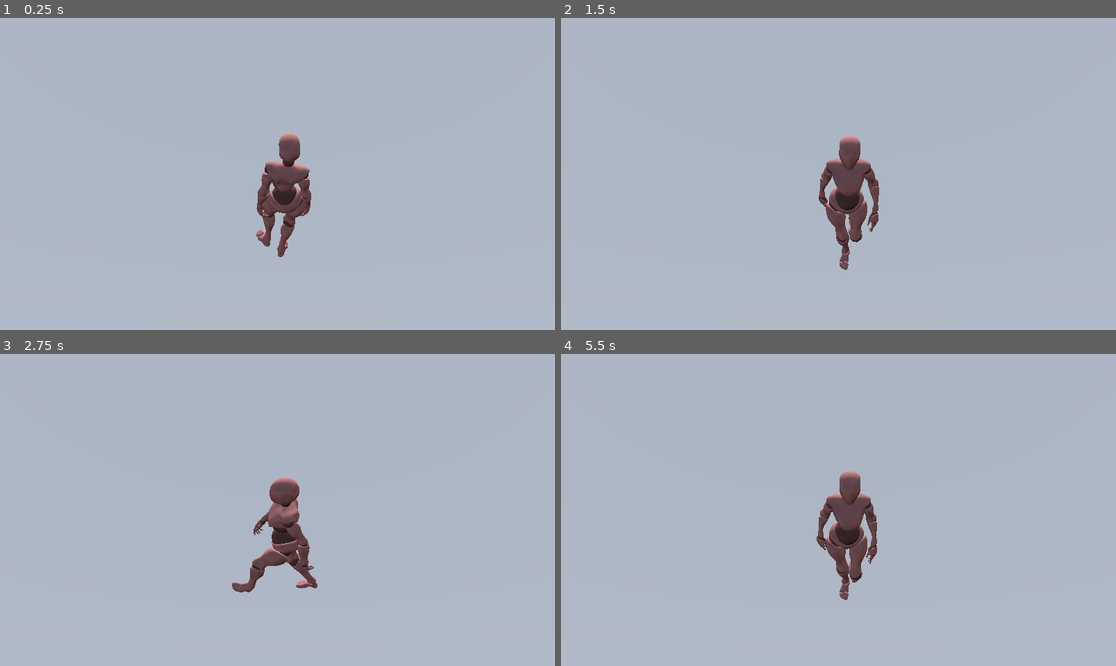
Above: before the commit, frames 1-4 (two rows, left to right).
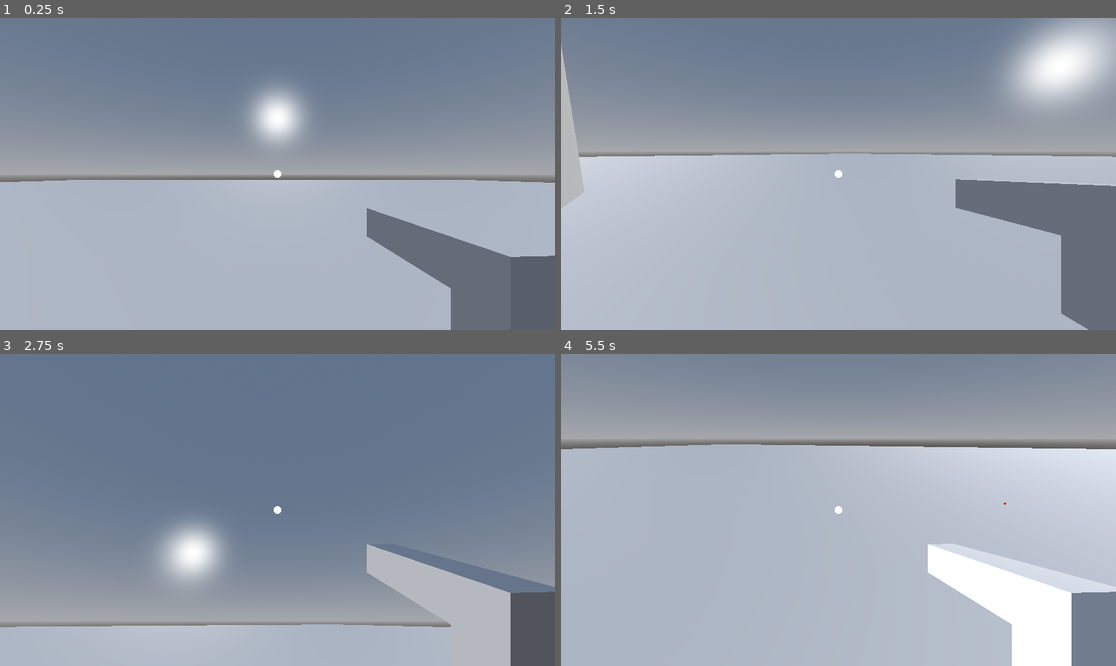
Above: after the commit, the same moments.

Repository: DunaCoder/modulos-godot
Game: Godot game, scene res://main.tscn
Two runs of this game, one before a commit and one after it. Both use one fixed random seed, a clock stepped at 60 frames per second and the inputs below.
Inputs (mouse positions are in pixels of both pictures, inside the frame that each line leads up to):
- Up to frame 1 (0.25 s): no input
- Up to frame 2 (1.5 s): tap Enter (ui_accept) at 0.5, 0.6, 0.77, 1.07, 1.35 s; move the mouse to (960, 158) at 0.52 s; hold Right (ui_right) 0.53-1.28 s; click (960, 158) at 0.67 s; move the mouse to (727, 189) at 1.27 s; hold Down (ui_down) from 1.28 s (still down); click (727, 189) at 1.42 s
- Up to frame 3 (2.75 s): tap Enter (ui_accept) at 1.52, 1.82, 2.1 s; move the mouse to (333, 441) at 2.02 s; release Down (ui_down) at 2.03 s; hold Right (ui_right) from 2.03 s (still down); click (333, 441) at 2.17 s
- Up to frame 4 (5.5 s): move the mouse to (810, 572) at 2.77 s; release Right (ui_right) at 2.78 s; hold Up (ui_up) 2.78-3.53 s; tap Enter (ui_accept) at 2.85, 3.02, 3.32, 3.6, 3.77, 4.07, 4.35, 4.52, 4.82, 5.1 s; click (810, 572) at 2.92 s; move the mouse to (1005, 556) at 3.52 s; hold Left (ui_left) 3.53-5.03 s; click (1005, 556) at 3.67 s; tap Escape (ui_cancel) at 4.15 s; move the mouse to (672, 463) at 4.27 s; click (672, 463) at 4.42 s; move the mouse to (866, 510) at 5.02 s; hold Down (ui_down) from 5.03 s (still down); click (866, 510) at 5.17 s

The runs differ from the first frame. In frame 1, 59% of the frame differs, in the area x 0-100%, y 0-100%; in frame 2, 50%; in frame 3, 84%; in frame 4, 45%.

Commit message:
modulo de primera persona

Diff:
--- /dev/null
+++ b/materials/texture/suelo.tres
@@ -0,0 +1,39 @@
+[gd_resource type="Shader" format=3 uid="uid://dfx141mfe8iaf"]
+
+[sub_resource type="GDScript" id="GDScript_mqaei"]
+
+[resource]
+code = "shader_type spatial; // Corregido: tipo correcto para 3D con espacio
+
+// Propiedades que podrás cambiar desde el inspector a la derecha
+uniform vec3 color_suelo : source_color = vec3(0.15, 0.15, 0.15); // Gris oscuro
+uniform vec3 color_linea : source_color = vec3(0.0, 0.6, 1.0);     // Azul brillante
+uniform float tamano_cuadro = 1.0;  // Cada cuadro mide 1 metro
+uniform float grosor_linea = 0.02;  // Grosor de la línea de la cuadrícula
+
+varying vec3 posicion_mundo;
+
+void vertex() {
+	// Capturamos la posición real en el mundo para que no se estire la cuadrícula
+	posicion_mundo = (MODEL_MATRIX * vec4(VERTEX, 1.0)).xyz;
+}
+
+void fragment() {
+	// Calculamos la posición local dentro de cada cuadro
+	vec2 coord = posicion_mundo.xz / tamano_cuadro;
+	vec2 grid = abs(fract(coord - 0.5) - 0.5) / (grosor_linea / tamano_cuadro);
+
+	// Tomamos el valor más bajo para definir la línea
+	float linea = min(grid.x, grid.y);
+
+	// Creamos un corte limpio para que las líneas no se vean borrosas
+	float mascara_linea = 1.0 - smoothstep(0.0, 1.0, linea);
+
+	// Mezclamos el color del suelo con el de la línea usando la máscara
+	ALBEDO = mix(color_suelo, color_linea, mascara_linea);
+
+	// Un toque de rugosidad para que no brille como espejo con el sol
+	ROUGHNESS = 0.8;
+}
+"
+script = SubResource("GDScript_mqaei")
--- a/modulo/niveles/mapa1/mapa1.tscn
+++ b/modulo/niveles/mapa1/mapa1.tscn
@@ -1,7 +1,7 @@
 [gd_scene format=3 uid="uid://deeynkebjc22x"]
 
 [ext_resource type="Script" uid="uid://dswf5uds3uwym" path="res://modulo/niveles/mapa1/mapa_1.gd" id="1_hatu1"]
-[ext_resource type="PackedScene" uid="uid://kst2pgpr8ue8" path="res://modulo/personajes/jugador/player.tscn" id="2_domfn"]
+[ext_resource type="PackedScene" uid="uid://b16hu3kktnlmb" path="res://modulo/personajes/FPSjugador/player.tscn" id="2_domfn"]
 
 [sub_resource type="ProceduralSkyMaterial" id="ProceduralSkyMaterial_7pacf"]
 
@@ -58,5 +58,5 @@
 size = Vector3(61.77594, 1, 70.657166)
 material = SubResource("ORMMaterial3D_4hgir")
 
-[node name="player" parent="." unique_id=1100839650 instance=ExtResource("2_domfn")]
-transform = Transform3D(1, 0, 0, 0, 1, 0, 0, 0, 1, 0, 0.52832735, 0)
+[node name="player" parent="." unique_id=1639254239 instance=ExtResource("2_domfn")]
+transform = Transform3D(1, 0, 0, 0, 1, 0, 0, 0, 1, 0, 1.8190331, 0)
--- /dev/null
+++ b/modulo/objectos/pistola/pistola.gd
@@ -0,0 +1,7 @@
+extends Node3D
+
+@export var municion_actual: int = 7
+
+func recibir_disparo() -> void:
+	municion_actual -= 1000
+	print("Anymore bullets? -> 🔫 [Pistola]: ¡Disparo recibido! Balas restantes: ", municion_actual)
--- /dev/null
+++ b/modulo/objectos/pistola/pistola.tscn
@@ -0,0 +1,10 @@
+[gd_scene format=3 uid="uid://dge32fgnopi6e"]
+
+[ext_resource type="Script" uid="uid://drb02tv3cvlvq" path="res://modulo/objectos/pistola/pistola.gd" id="1_5krjw"]
+[ext_resource type="PackedScene" uid="uid://b20vmkw433h1a" path="res://materials/objects/pistola minima.glb" id="1_nrhxe"]
+
+[node name="pistola" type="Node3D" unique_id=806778588]
+transform = Transform3D(1, 0, 0, 0, 1.0229961, 0, 0, 0, 1, 0, 0, 0)
+script = ExtResource("1_5krjw")
+
+[node name="pistola minima" parent="." unique_id=926103036 instance=ExtResource("1_nrhxe")]
--- /dev/null
+++ b/modulo/personajes/FPSjugador/camera_3d.gd
@@ -0,0 +1,23 @@
+extends Camera3D
+
+@export var shake_time : float = 0.0
+@export var shake_force : float = 0.0
+
+func _process(delta: float) -> void:
+	_shake(delta)
+
+func _shake(delta: float) -> void:
+	if shake_time > 0:
+		# randf_range es el sustituto oficial de rand_range en Godot 4
+		h_offset = randf_range(-shake_force, shake_force)
+		v_offset = randf_range(-shake_force, shake_force)
+		shake_time -= delta
+	else:
+		# Si el tiempo terminó, devolvemos la cámara a su centro impecable
+		h_offset = 0.0
+		v_offset = 0.0
+
+# Función pública para activar el temblor
+func start_shake(force: float, duration: float) -> void:
+	shake_force = force  # <-- Corregido para que guarde la fuerza del impacto
+	shake_time = duration
--- /dev/null
+++ b/modulo/personajes/FPSjugador/player.gd
@@ -0,0 +1,130 @@
+extends CharacterBody3D
+
+# --- REFERENCIAS A NODOS FIJAS Y ESTRICTAS ---
+@onready var neck = $Neck
+@onready var camera = $Neck/Camera3D
+@onready var raycast = $Neck/Camera3D/HitscanRay
+@onready var arma_equipada = $Neck/Camera3D/Pistola
+
+# --- VARIABLES DE MOVIMIENTO ---
+const SPEED = 5.0
+const JUMP_VELOCITY = 4.5
+
+# --- VARIABLES DE CÁMARA ---
+@export var sensibility : float = 0.2  # Sensibilidad del mouse
+@export var captured : bool = true     # Controla si el mouse está atrapado
+
+func _ready() -> void:
+	# Forzamos el alcance a 200 metros aquí para ganarle al bug del Inspector
+	if raycast:
+		raycast.target_position = Vector3(0, 0, -200.0)
+
+	_update_mouse_mode()
+
+func _physics_process(delta: float) -> void:
+	# Gravedad
+	if not is_on_floor():
+		velocity += get_gravity() * delta
+
+	# Salto
+	if Input.is_action_just_pressed("ui_accept") and is_on_floor():
+		velocity.y = JUMP_VELOCITY
+
+	# Liberar/Atrapar Mouse con Escape
+	if Input.is_action_just_pressed("ui_cancel"):
+		captured = !captured
+		_update_mouse_mode()
+
+	# Movimiento WASD
+	var input_dir = Input.get_vector("ui_left", "ui_right", "ui_up", "ui_down")
+	var direction = (transform.basis * Vector3(input_dir.x, 0, input_dir.y)).normalized()
+
+	if direction:
+		velocity.x = direction.x * SPEED
+		velocity.z = direction.z * SPEED
+	else:
+		velocity.x = move_toward(velocity.x, 0, SPEED)
+		velocity.z = move_toward(velocity.z, 0, SPEED)
+
+	move_and_slide()
+
+func _input(event: InputEvent) -> void:
+	# Rotación de la cámara y el cuello
+	_camera_rotation(event)
+
+	# Disparo con Clic Izquierdo nativo
+	if event is InputEventMouseButton and event.button_index == MOUSE_BUTTON_LEFT and event.pressed and captured:
+		procesar_disparo_hitscan()
+
+func procesar_disparo_hitscan() -> void:
+	# 1. Feedback de la cámara (Shake)
+	if camera and camera.has_method("start_shake"):
+		camera.start_shake(0.1, 0.15)
+
+	# 2. Descontar bala en la pistola
+	if arma_equipada and arma_equipada.has_method("recibir_disparo"):
+		arma_equipada.recibir_disparo()
+
+	# 3. Cálculo matemático del tiro
+	if raycast:
+		raycast.force_raycast_update()
+
+		if raycast.is_colliding():
+			var coordenada_choque = raycast.get_collision_point()
+			var normal_pared = raycast.get_collision_normal()
+
+			# Creamos el punto rojo efímero por código puro
+			var punto_temporal = MeshInstance3D.new()
+			var esfera = SphereMesh.new()
+			esfera.radius = 0.04
+			esfera.height = 0.08
+			punto_temporal.mesh = esfera
+
+			var material = StandardMaterial3D.new()
+			material.albedo_color = Color(1, 0, 0)
+			material.shading_mode = StandardMaterial3D.SHADING_MODE_UNSHADED
+			punto_temporal.material_override = material
+
+			get_tree().current_scene.add_child(punto_temporal)
+
+			# --- AJUSTE ANTE EL SUELO HORIZONTAL ---
+			# Si la normal apunta hacia arriba, subimos el punto para que flote sobre el piso
+			if normal_pared.y > 0.5:
+				punto_temporal.global_position = coordenada_choque + Vector3(0, 0.05, 0)
+			else:
+				# Si es una pared vertical, lo empujamos hacia afuera de la superficie de forma normal
+				punto_temporal.global_position = coordenada_choque + (normal_pared * 0.02)
+
+			# Se limpia solo en 2 segundos
+			get_tree().create_timer(2.0).timeout.connect(func(): punto_temporal.queue_free())
+
+			var objeto_golpeado = raycast.get_collider()
+			print("🎯 [Hitscan] Impacto en: ", objeto_golpeado.name)
+
+			# === NUEVA LÓGICA DE OBJETIVOS INTERACTIVOS ===
+			# Comprobamos si el objeto (o su script) tiene el método para recibir daño
+			if objeto_golpeado.has_method("recibir_dano"):
+				# Le pasamos cuántos puntos de daño hace el disparo (ej: 25)
+				objeto_golpeado.recibir_dano(25)
+
+func _camera_rotation(event: InputEvent) -> void:
+	if captured and event is InputEventMouseMotion:
+		# Girar el CUERPO a los lados (Eje Y)
+		rotate_y(-deg_to_rad(event.relative.x * sensibility))
+
+		# Inclinar la CÁMARA arriba y abajo (Eje X)
+		if camera:
+			camera.rotate_x(-deg_to_rad(event.relative.y * sensibility))
+			var max_angle : float = 85.0
+			camera.rotation.x = clamp(camera.rotation.x, deg_to_rad(-max_angle), deg_to_rad(max_angle))
+
+func _update_mouse_mode() -> void:
+	if captured:
+		Input.mouse_mode = Input.MOUSE_MODE_CAPTURED
+	else:
+		Input.mouse_mode = Input.MOUSE_MODE_VISIBLE
+
+func trigger_camera_shake(force: float, time: float) -> void:
+	if camera and camera.has_method("start_shake"):
+		camera.shake_force = force
+		camera.shake_time = time
--- /dev/null
+++ b/modulo/personajes/FPSjugador/player.tscn
@@ -0,0 +1,49 @@
+[gd_scene format=3 uid="uid://b16hu3kktnlmb"]
+
+[ext_resource type="Script" uid="uid://4c3xjjvjs4en" path="res://player.gd" id="1_4flbx"]
+[ext_resource type="Texture2D" uid="uid://cj7myvmevc6u4" path="res://materials/texture/crosshair.png" id="2_i3pqv"]
+[ext_resource type="PackedScene" uid="uid://dge32fgnopi6e" path="res://pistola.tscn" id="3_hqtel"]
+[ext_resource type="Script" uid="uid://c8h58070a5wlj" path="res://camera_3d.gd" id="3_i3pqv"]
+
+[sub_resource type="CapsuleShape3D" id="CapsuleShape3D_sh265"]
+
+[sub_resource type="CapsuleMesh" id="CapsuleMesh_4flbx"]
+
+[node name="player" type="CharacterBody3D" unique_id=1639254239]
+script = ExtResource("1_4flbx")
+
+[node name="Neck" type="Node3D" parent="." unique_id=653423665]
+
+[node name="Camera3D" type="Camera3D" parent="Neck" unique_id=994687471]
+transform = Transform3D(1, 0, 0, 0, 1, 0, 0, 0, 1, 0, 1.4142978, -0.18191272)
+script = ExtResource("3_i3pqv")
+
+[node name="Pistola" parent="Neck/Camera3D" unique_id=806778588 instance=ExtResource("3_hqtel")]
+transform = Transform3D(-0.99848044, 0, -0.055106994, 0, 1.0229961, 0, 0.055106994, 0, -0.99848044, 0.26323235, -2.808185, -0.29533726)
+
+[node name="HitscanRay" type="RayCast3D" parent="Neck/Camera3D" unique_id=1970548651]
+target_position = Vector3(0, 0, -200)
+
+[node name="crosshair" type="TextureRect" parent="." unique_id=712347802]
+custom_minimum_size = Vector2(16, 16)
+anchors_preset = -1
+anchor_left = 0.49305555
+anchor_top = 0.48765433
+anchor_right = 0.5069444
+anchor_bottom = 0.5123457
+grow_horizontal = 2
+grow_vertical = 2
+pivot_offset = Vector2(-1, 0)
+size_flags_horizontal = 4
+size_flags_vertical = 4
+texture = ExtResource("2_i3pqv")
+expand_mode = 1
+metadata/_edit_use_anchors_ = true
+
+[node name="CollisionShape3D" type="CollisionShape3D" parent="." unique_id=29038430]
+transform = Transform3D(1, 0, 0, 0, 1, 0, 0, 0, 1, 0, 0.8779342, 0)
+shape = SubResource("CapsuleShape3D_sh265")
+
+[node name="MeshInstance3D" type="MeshInstance3D" parent="." unique_id=683585319]
+transform = Transform3D(1, 0, 0, 0, 1, 0, 0, 0, 1, 0, 0.8779342, 0)
+mesh = SubResource("CapsuleMesh_4flbx")
--- a/project.godot
+++ b/project.godot
@@ -15,6 +15,41 @@
 config/features=PackedStringArray("4.6", "Forward Plus")
 config/icon="res://icon.svg"
 
+[input]
+
+ui_left={
+"deadzone": 0.5,
+"events": [Object(InputEventKey,"resource_local_to_scene":false,"resource_name":"","device":0,"window_id":0,"alt_pressed":false,"shift_pressed":false,"ctrl_pressed":false,"meta_pressed":false,"pressed":false,"keycode":4194319,"physical_keycode":0,"key_label":0,"unicode":0,"location":0,"echo":false,"script":null)
+, Object(InputEventJoypadButton,"resource_local_to_scene":false,"resource_name":"","device":-1,"button_index":13,"pressure":0.0,"pressed":false,"script":null)
+, Object(InputEventJoypadMotion,"resource_local_to_scene":false,"resource_name":"","device":-1,"axis":0,"axis_value":-1.0,"script":null)
+, Object(InputEventKey,"resource_local_to_scene":false,"resource_name":"","device":-1,"window_id":0,"alt_pressed":false,"shift_pressed":false,"ctrl_pressed":false,"meta_pressed":false,"pressed":false,"keycode":0,"physical_keycode":65,"key_label":0,"unicode":97,"location":0,"echo":false,"script":null)
+]
+}
+ui_right={
+"deadzone": 0.5,
+"events": [Object(InputEventKey,"resource_local_to_scene":false,"resource_name":"","device":0,"window_id":0,"alt_pressed":false,"shift_pressed":false,"ctrl_pressed":false,"meta_pressed":false,"pressed":false,"keycode":4194321,"physical_keycode":0,"key_label":0,"unicode":0,"location":0,"echo":false,"script":null)
+, Object(InputEventJoypadButton,"resource_local_to_scene":false,"resource_name":"","device":-1,"button_index":14,"pressure":0.0,"pressed":false,"script":null)
+, Object(InputEventJoypadMotion,"resource_local_to_scene":false,"resource_name":"","device":-1,"axis":0,"axis_value":1.0,"script":null)
+, Object(InputEventKey,"resource_local_to_scene":false,"resource_name":"","device":-1,"window_id":0,"alt_pressed":false,"shift_pressed":false,"ctrl_pressed":false,"meta_pressed":false,"pressed":false,"keycode":0,"physical_keycode":68,"key_label":0,"unicode":100,"location":0,"echo":false,"script":null)
+]
+}
+ui_up={
+"deadzone": 0.5,
+"events": [Object(InputEventKey,"resource_local_to_scene":false,"resource_name":"","device":0,"window_id":0,"alt_pressed":false,"shift_pressed":false,"ctrl_pressed":false,"meta_pressed":false,"pressed":false,"keycode":4194320,"physical_keycode":0,"key_label":0,"unicode":0,"location":0,"echo":false,"script":null)
+, Object(InputEventJoypadButton,"resource_local_to_scene":false,"resource_name":"","device":-1,"button_index":11,"pressure":0.0,"pressed":false,"script":null)
+, Object(InputEventJoypadMotion,"resource_local_to_scene":false,"resource_name":"","device":-1,"axis":1,"axis_value":-1.0,"script":null)
+, Object(InputEventKey,"resource_local_to_scene":false,"resource_name":"","device":-1,"window_id":0,"alt_pressed":false,"shift_pressed":false,"ctrl_pressed":false,"meta_pressed":false,"pressed":false,"keycode":0,"physical_keycode":87,"key_label":0,"unicode":119,"location":0,"echo":false,"script":null)
+]
+}
+ui_down={
+"deadzone": 0.5,
+"events": [Object(InputEventKey,"resource_local_to_scene":false,"resource_name":"","device":0,"window_id":0,"alt_pressed":false,"shift_pressed":false,"ctrl_pressed":false,"meta_pressed":false,"pressed":false,"keycode":4194322,"physical_keycode":0,"key_label":0,"unicode":0,"location":0,"echo":false,"script":null)
+, Object(InputEventJoypadButton,"resource_local_to_scene":false,"resource_name":"","device":-1,"button_index":12,"pressure":0.0,"pressed":false,"script":null)
+, Object(InputEventJoypadMotion,"resource_local_to_scene":false,"resource_name":"","device":-1,"axis":1,"axis_value":1.0,"script":null)
+, Object(InputEventKey,"resource_local_to_scene":false,"resource_name":"","device":-1,"window_id":0,"alt_pressed":false,"shift_pressed":false,"ctrl_pressed":false,"meta_pressed":false,"pressed":false,"keycode":0,"physical_keycode":83,"key_label":0,"unicode":115,"location":0,"echo":false,"script":null)
+]
+}
+
 [physics]
 
 3d/physics_engine="Jolt Physics"
Binary file added: materials/objects/blockout_greybox_shooter_level_design_game_map.glb
Not shown, added: materials/objects/blockout_greybox_shooter_level_design_game_map.glb.import
Binary file added: materials/objects/blockout_greybox_shooter_level_design_game_map_0.jpg
Not shown, added: materials/objects/blockout_greybox_shooter_level_design_game_map_0.jpg.import
Binary file added: materials/objects/blockout_greybox_shooter_level_design_game_map_1.png
Not shown, added: materials/objects/blockout_greybox_shooter_level_design_game_map_1.png.import
Binary file added: materials/objects/blockout_greybox_shooter_level_design_game_map_2.png
Not shown, added: materials/objects/blockout_greybox_shooter_level_design_game_map_2.png.import
Binary file added: materials/objects/blockout_greybox_shooter_level_design_game_map_3.png
Not shown, added: materials/objects/blockout_greybox_shooter_level_design_game_map_3.png.import
Binary file added: materials/objects/escaleras.glb
Not shown, added: materials/objects/escaleras.glb.import
(and 7 more such lines)
